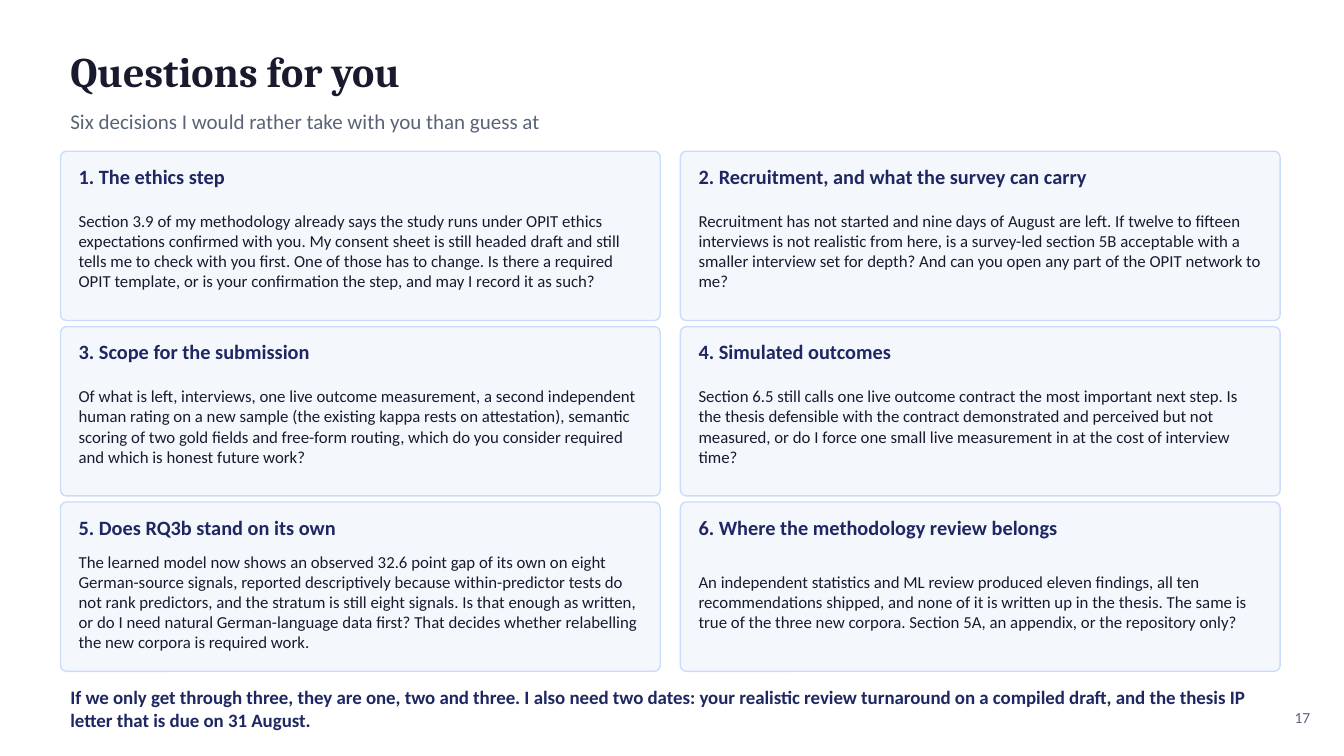
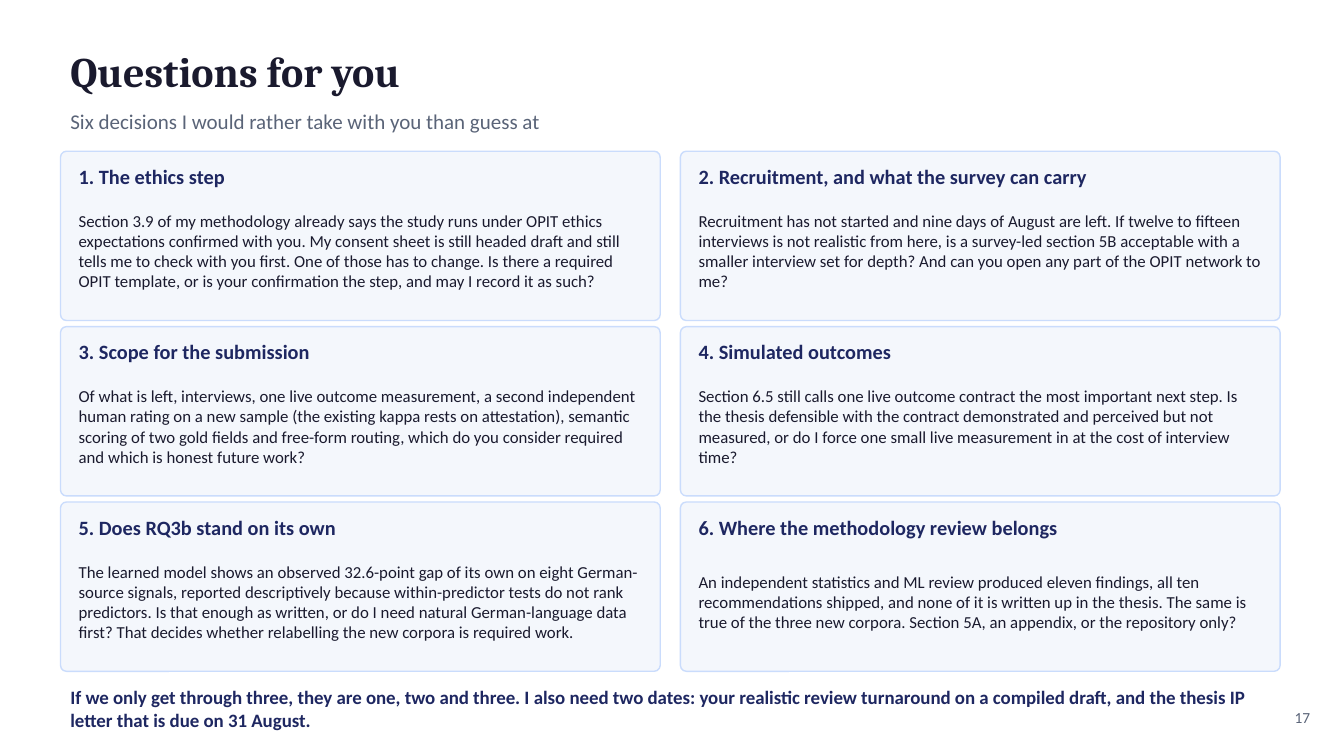
Before and after one commit to fogu13/CLARA, a slide deck: slide 17 of thesis/defense/defense_deck.pptx. Drawn at 1344x756 pixels with LibreOffice and Linux fonts; fonts in the diff are those of the drawing. Boxes give left, top, right and bottom in pixels: in the first picture for what was removed or moved away, otherwise in the second. Text is boxed around its words. In the diff, an @@ line names an element or a change of style, - is before the commit and + after.

```diff
--- a/thesis/defense/defense_deck.pptx
+++ b/thesis/defense/defense_deck.pptx
@@ text at (79,566,637,641): text changed @@
-The learned model now shows an observed 32.6 point gap of its own on eight German-source signals, reported descriptively because within-predictor tests do not rank predictors, and the stratum is still eight signals. Is that enough as written, or do I need natural German-language data first? That decides whether relabelling the new corpora is required work.
+The learned model shows an observed 32.6-point gap of its own on eight German-source signals, reported descriptively because within-predictor tests do not rank predictors. Is that enough as written, or do I need natural German-language data first? That decides whether relabelling the new corpora is required work.
```
Also in this commit, not shown: 7 other slides changed, 1 other file.
